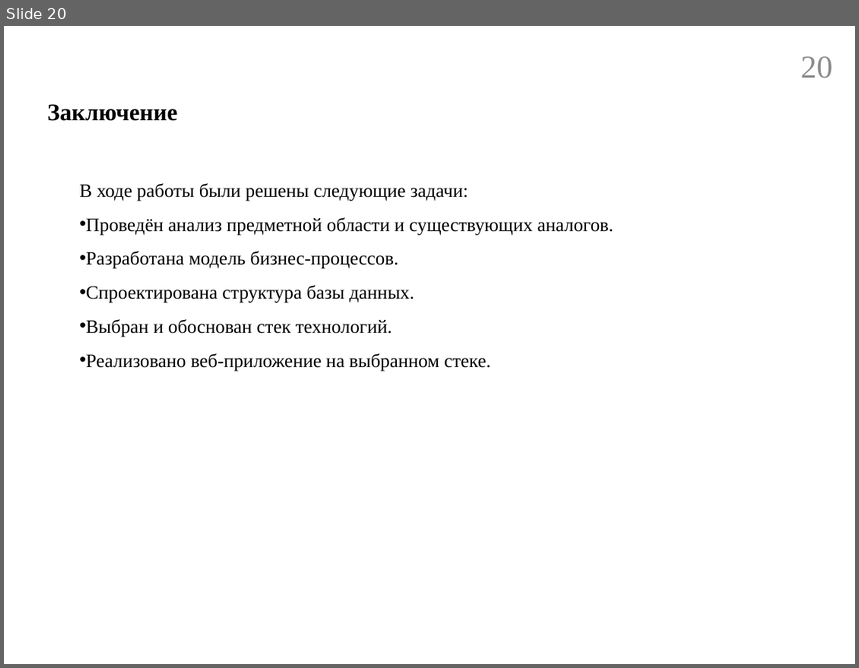
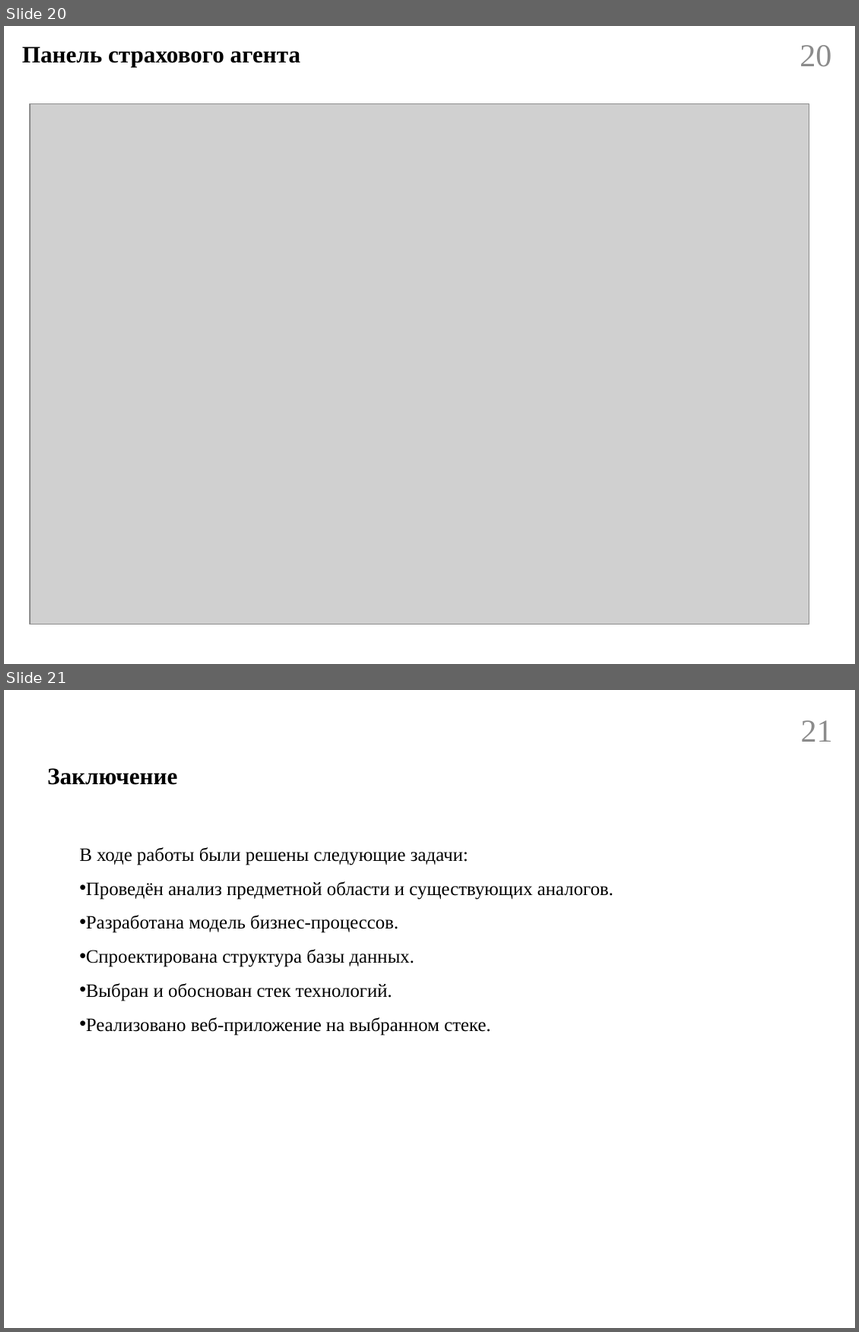
Before and after one commit to Belousov-Kirill-1ISP21/diplom, a slide deck: docs/Презентация.pptx. Shown one above the other, each under a label of ours: slide 20 before the commit, slides 20 and 21 after it. The pictures are 859x668 and 859x1332 pixels, drawn with LibreOffice and Linux fonts; fonts in the diff are those of the drawing; grey boxes stand for pictures. Boxes give left, top, right and bottom in pixels: in the first picture for what was removed or moved away, otherwise in the second. Text is boxed around its words. In the diff, an @@ line names an element or a change of style, - is before the commit and + after.

```diff
--- a/docs/Презентация.pptx
+++ b/docs/Презентация.pptx
@@ slide 20 added at box(4, 26, 855, 664), background #FFFFFF @@
@@ title added at box(22, 47, 300, 67), 20 pt, text #000000, bold @@
+Панель страхового агента
@@ page number added at box(800, 45, 832, 67), 27 pt, text #8C8C8C @@
+20
@@ picture added at box(30, 104, 808, 625) @@
@@ what was slide 20 is now slide 21 @@
@@ page number at box(801, 720, 833, 742): text changed @@
-20
+21
```
Also in this commit, not shown: 12 slides changed, 1 other slide added, 1 slide removed, 14 other files.
